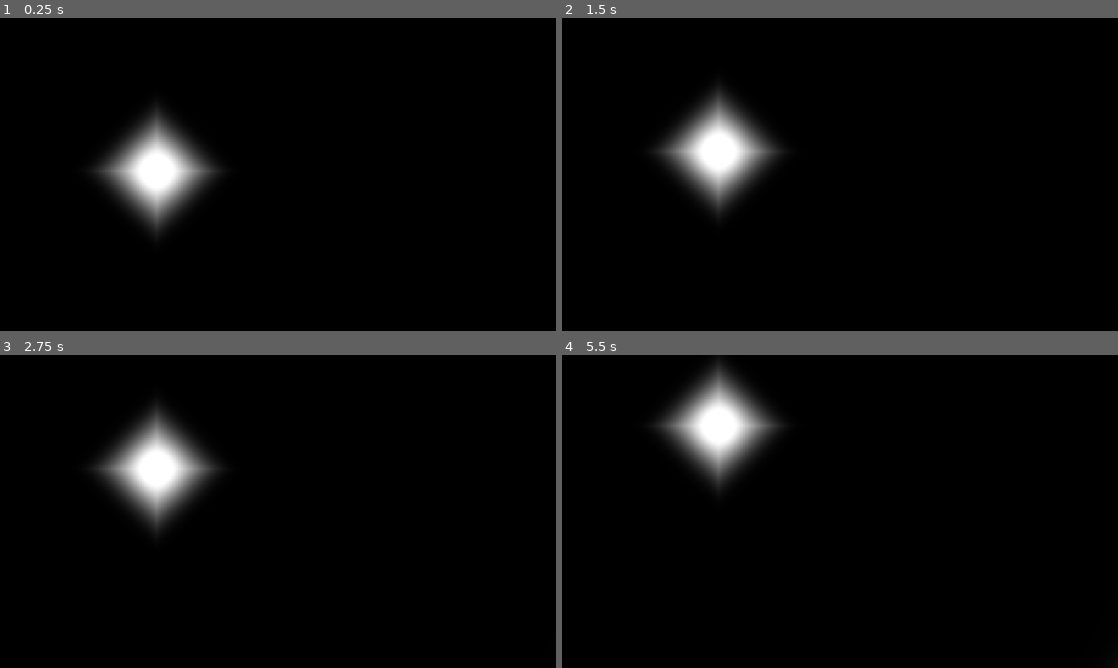
Above: before the commit, frames 1-4 (two rows, left to right).
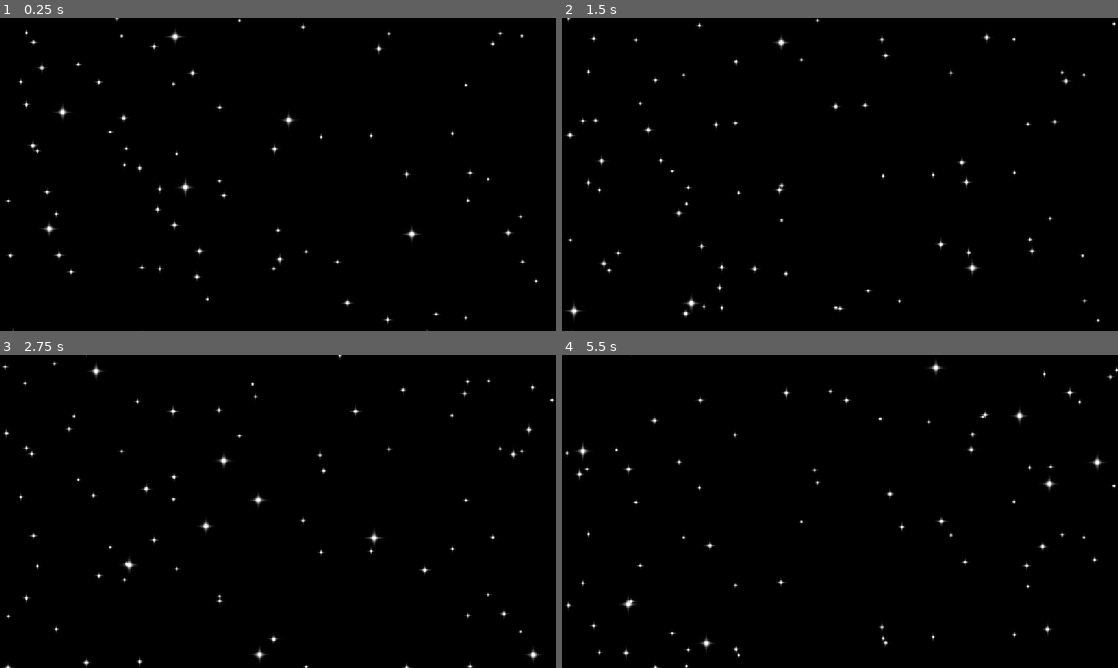
Above: after the commit, the same moments.

Repository: AverySimmons/Laika
Game: Godot game, scene res://01_Source/03_Space/00_Level/space_level.tscn
The game is run twice, just before and just after one commit, with the same random seed, the same clock (stepped at 60 frames per second) and the same inputs. This scene is started directly instead of the project's main scene.
Inputs:
- Up to frame 1 (0.25 s): no input
- Up to frame 2 (1.5 s): no input
- Up to frame 3 (2.75 s): no input
- Up to frame 4 (5.5 s): no input

The runs differ from the first frame. In frame 1, 5.9% of the frame differs, in the area x 1-97%, y 0-100%; in frame 2, 5.9%; in frame 3, 6.0%, in the area x 0-100%, y 0-100%; in frame 4, 6.0%.

Commit message:
star shader complete

Diff:
--- a/01_Source/03_Space/00_Level/space_level.gdshader
+++ b/01_Source/03_Space/00_Level/space_level.gdshader
@@ -1,22 +1,60 @@
 shader_type canvas_item;
 uniform vec2 size;
+uniform bool boost;
+const float STAR_DENSITY = 0.06;
 
 void vertex() {
 	// Called for every vertex the material is visible on.
 }
 
+vec2 hash(vec2 uv) {
+    return fract(sin(vec2(dot(uv, vec2(12.9898, 78.233)),
+                          dot(uv, vec2(45.832, 83.132)))) * 43758.5453);
+}
+
+vec3 render_star(vec2 tile, vec2 uv) {
+	vec3 col = vec3(0);
+	vec2 h1 = hash(tile);
+	vec2 h2 = hash(h1);
+	if (h1.x > 1.-STAR_DENSITY) {
+		vec2 cuv = 2.*(uv - vec2(0.5,0.5));
+		cuv += vec2(-.5) + h2;
+
+		float star = smoothstep(0, 1.0, 0.05/sin(length(cuv)));
+		float flare = smoothstep(0.96,1.,.99-(abs(cuv).x*abs(cuv.y)))*(.8-length(cuv)*1.2);
+
+		col += smoothstep(0,1.,(vec3(flare) + vec3(star))*.7);
+	}
+
+	return col;
+}
+
 void fragment() {
-	vec2 nuv = vec2(UV.x * (size.x/size.y), UV.y);
+	vec3 col = vec3(0);
 
-	vec3 col = vec3(0);
-	vec2 cuv = 2.*(nuv - vec2(0.5,0.5));
-	cuv.y += TIME*.1;
+	vec2 nuv = vec2(UV.x * (size.x/size.y), UV.y); // new uv where 1,1 is always square
 
-	float star = smoothstep(0, 1.0, 0.05/sin(length(cuv)));
-	float flare = smoothstep(0.4,1.,1.0-(abs(cuv).x+abs(cuv.y)));
+	vec2 uv1 = vec2(nuv.x, nuv.y - TIME)*8.;
+	vec2 uv2 = vec2(nuv.x, nuv.y - TIME*.5)*12.;
+	vec2 uv3 = vec2(nuv.x, nuv.y - TIME*.2)*15.;
+	vec2 uv4 = vec2(nuv.x, nuv.y - TIME*.1)*19.;
 
+	vec2 tuv1 = floor(uv1);
+	vec2 tuv2 = floor(uv2);
+	vec2 tuv3 = floor(uv3);
+	vec2 tuv4 = floor(uv4);
 
-	col += smoothstep(0,1.,(vec3(flare) + vec3(star))*.7);
+	uv1 = fract(uv1);
+	uv2 = fract(uv2);
+	uv3 = fract(uv3);
+	uv4 = fract(uv4);
+
+	col += render_star(tuv1, uv1);
+	col += render_star(tuv2, uv2);
+	col += render_star(tuv3, uv3);
+	col += render_star(tuv4, uv4);
+
+	//col += render_star(vec2(0),nuv);
 
 	COLOR.rgb = col;
 }
--- a/01_Source/03_Space/00_Level/space_level.tscn
+++ b/01_Source/03_Space/00_Level/space_level.tscn
@@ -6,6 +6,7 @@
 [sub_resource type="ShaderMaterial" id="ShaderMaterial_xye4g"]
 shader = ExtResource("1_r8aci")
 shader_parameter/size = Vector2(1280, 720)
+shader_parameter/boost = false
 
 [node name="SpaceLevel" type="Node2D"]
 
